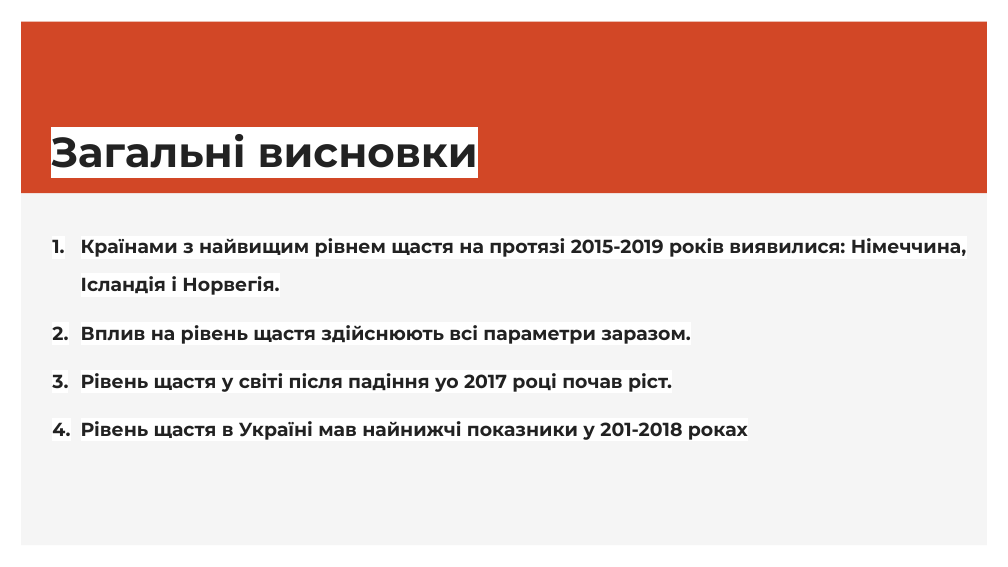
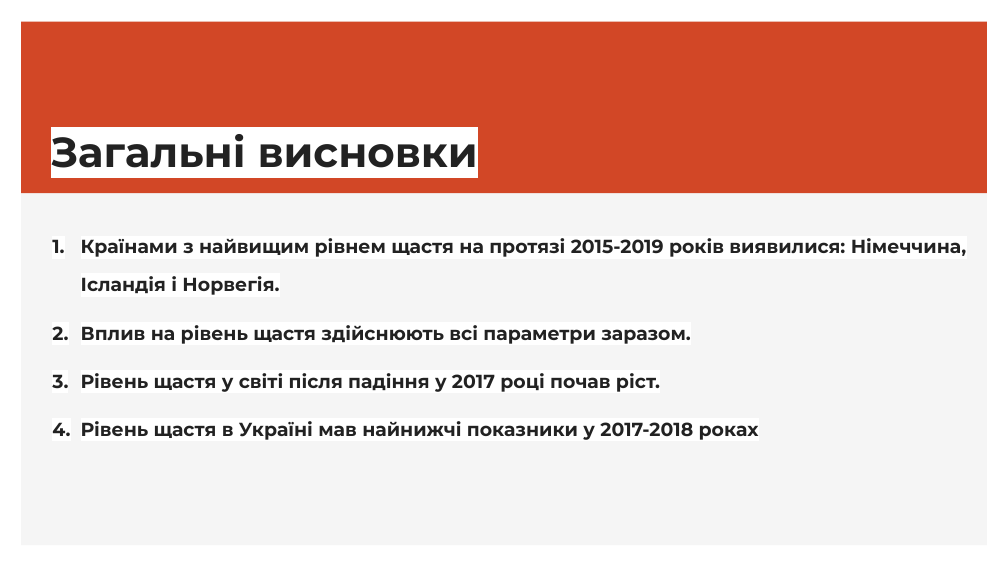
Before and after one commit to vyachost/happiness, a slide deck: slide 9 of Проект.pptx. Drawn at 1008x567 pixels with LibreOffice and Linux fonts; fonts in the diff are those of the drawing. Boxes give left, top, right and bottom in pixels: in the first picture for what was removed or moved away, otherwise in the second. Text is boxed around its words. In the diff, an @@ line names an element or a change of style, - is before the commit and + after.

```diff
--- a/Проект.pptx
+++ b/Проект.pptx
@@ text at (x1=81, y1=373, x2=759, y2=440): text changed @@
-3. Рівень щастя у світі після падіння уо 2017 році почав ріст.
-4. Рівень щастя в Україні мав найнижчі показники у 201-2018 роках
+3. Рівень щастя у світі після падіння у 2017 році почав ріст.
+4. Рівень щастя в Україні мав найнижчі показники у 2017-2018 роках
```
Also in this commit, not shown: 1 other slide changed, 1 other file.
